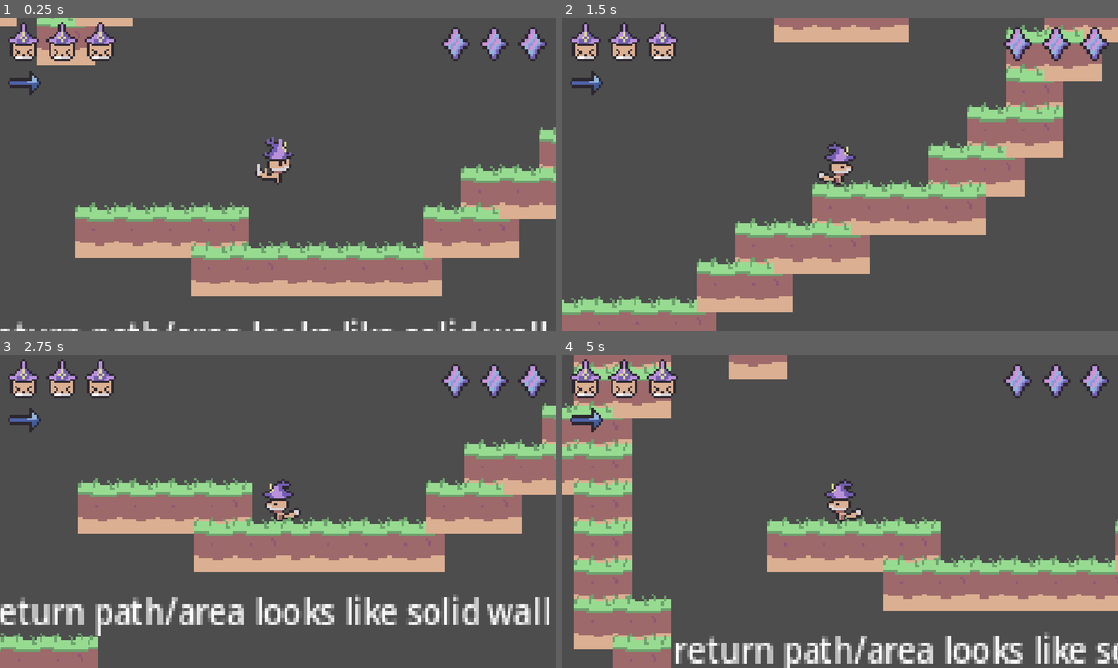
Above: before the commit, frames 1-4 (two rows, left to right).
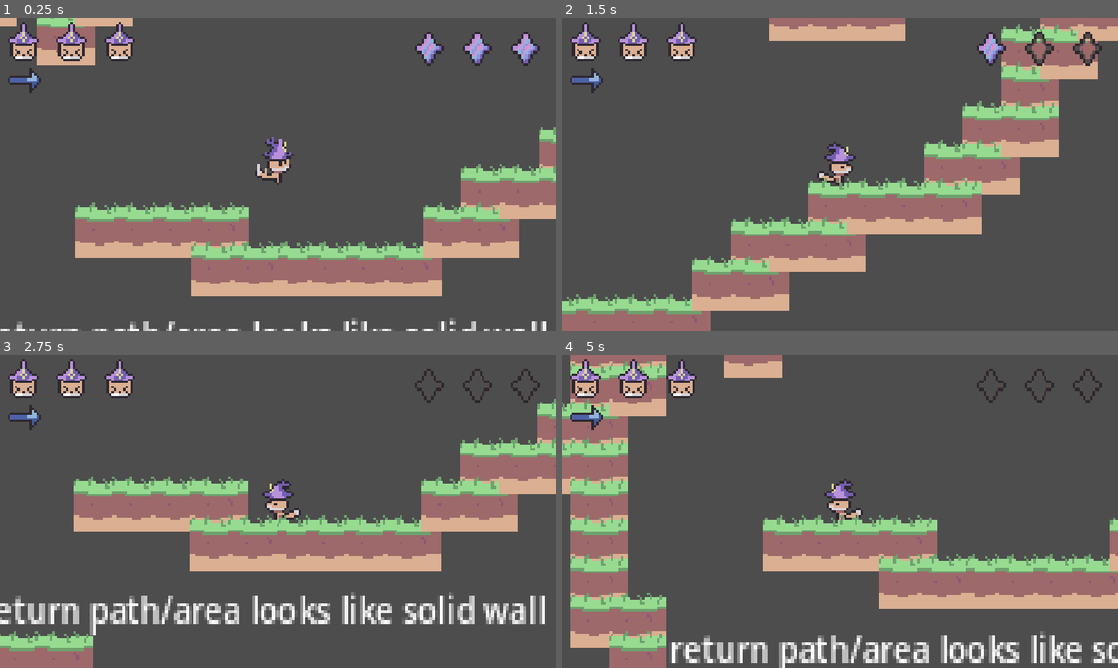
Above: after the commit, the same moments.

Repository: Astral-Scribe/Jame-Gam-Game-Jam-Game
Game: Godot game, scene res://scenes/level.tscn
Two runs of this game, one before a commit and one after it. Both use one fixed random seed, a clock stepped at 60 frames per second and the inputs below.
Inputs (mouse positions are in pixels of both pictures, inside the frame that each line leads up to):
- Up to frame 1 (0.25 s): no input
- Up to frame 2 (1.5 s): tap Enter at 0.5 s; move the mouse to (962, 158) at 0.52 s; hold H (heal, bound only after the commit) 0.53-1.28 s; hold D (move_right) from 0.53 s (still down); tap Shift (dash) at 0.6 s; click (962, 158) at 0.67 s; tap Space (jump) at 0.77 s; move the mouse to (728, 190) at 1.27 s; tap H (heal, bound only after the commit) at 1.35 s
- Up to frame 3 (2.75 s): tap Space (jump) at 1.52 s; tap Shift (dash) at 1.55, 2.1 s; move the mouse to (333, 442) at 2.02 s; release D (move_right) at 2.03 s; hold A (move_left) from 2.03 s (still down); hold H (heal, bound only after the commit) from 2.03 s (still down)
- Up to frame 4 (5 s): move the mouse to (812, 574) at 2.77 s; release A (move_left) at 2.78 s; release H (heal, bound only after the commit) at 2.78 s; hold D (move_right) 2.78-4.28 s; tap H (heal, bound only after the commit) at 2.85 s; click (812, 574) at 2.92 s; tap Space (jump) at 3.02, 3.77, 4.52 s; tap Shift (dash) at 3.05, 4.35 s; move the mouse to (1006, 558) at 3.52 s; hold H (heal, bound only after the commit) 3.53-4.28 s; tap Alt at 3.6 s; move the mouse to (673, 464) at 4.27 s; hold A (move_left) from 4.28 s (still down)

The runs differ from the first frame. In frame 1, 3.0% of the frame differs, in the area x 1-99%, y 1-25%; in frame 2, 9.1%; in frame 3, 13%; in frame 4, 14%, in the area x 0-100%, y 0-100%.

Commit message:
made the ui work and added new sprites to assets folders

Diff:
--- a/game/project.godot
+++ b/game/project.godot
@@ -46,6 +46,11 @@
 "events": [Object(InputEventKey,"resource_local_to_scene":false,"resource_name":"","device":16,"window_id":0,"alt_press …(195 unchanged characters)…
 ]
 }
+heal={
+"deadzone": 0.2,
+"events": [Object(InputEventKey,"resource_local_to_scene":false,"resource_name":"","device":-1,"window_id":0,"alt_pressed":false,"shift_pressed":false,"ctrl_pressed":false,"meta_pressed":false,"pressed":false,"keycode":72,"physical_keycode":0,"key_label":0,"unicode":104,"location":0,"echo":false,"script":null)
+]
+}
 
 [physics]
 
--- a/game/scenes/hitandhurt.gd
+++ /dev/null
@@ -1,26 +0,0 @@
-extends CollisionShape2D
-
-signal health_changed
-signal mana_changed
-var max_health: float = 3.0
-var current_health: float = 3.0
-var max_mana: float = 3.0
-var current_mana: float = 3.0
-
-func take_damage(amount):
-	var old_health = current_health
-	current_health -= amount
-	health_changed.emit(old_health, current_health)
-
-func use_mana(amount):
-	if amount <= current_mana:
-		current_mana -= amount
-		mana_changed.emit(current_mana)
-		return true
-	else:
-		return false
-
-func heal():
-	if current_health < max_health:
-		if use_mana(1):
-			current_health += 1
--- a/game/scenes/playercontroller.tscn
+++ b/game/scenes/playercontroller.tscn
@@ -2,7 +2,7 @@
 
 [ext_resource type="Script" uid="uid://c3ppt5rix50k7" path="res://scripts/playermovement.gd" id="1_q6g60"]
 [ext_resource type="Texture2D" uid="uid://dj8n2b1xf52au" path="res://assets/playersprites/hecatemastersheet.png" id="2_jwhlx"]
-[ext_resource type="Script" uid="uid://hva4nojmwlmk" path="res://scenes/hitandhurt.gd" id="4_sin08"]
+[ext_resource type="Script" uid="uid://hva4nojmwlmk" path="res://scripts/hitandhurt.gd" id="4_sin08"]
 [ext_resource type="PackedScene" uid="uid://b67vfbj02k873" path="res://scenes/ui.tscn" id="7_w05ij"]
 
 [sub_resource type="RectangleShape2D" id="RectangleShape2D_wfsmp"]
@@ -196,8 +196,6 @@
 "name": &"walk",
 "speed": 5.0
 }]
-
-[sub_resource type="RectangleShape2D" id="RectangleShape2D_1lyo7"]
 
 [node name="Hecate" type="CharacterBody2D" unique_id=524172200]
 script = ExtResource("1_q6g60")
@@ -223,8 +221,7 @@
 offset_bottom = -49.0
 scale = Vector2(0.997589, 1.0108423)
 
-[node name="hitandhurt" type="CollisionShape2D" parent="." unique_id=734454816]
+[node name="hitandhurt" type="Area2D" parent="." unique_id=522365120]
 position = Vector2(-1.9999996, -5)
 scale = Vector2(0.9841699, 1.0052549)
-shape = SubResource("RectangleShape2D_1lyo7")
 script = ExtResource("4_sin08")
--- a/game/scenes/ui.tscn
+++ b/game/scenes/ui.tscn
@@ -1,8 +1,9 @@
 [gd_scene format=3 uid="uid://b67vfbj02k873"]
 
+[ext_resource type="Script" uid="uid://dgyndk7of8ow5" path="res://scripts/ui.gd" id="1_gdt2y"]
 [ext_resource type="Texture2D" uid="uid://deq5a00pps1tj" path="res://assets/ui/heart.png" id="1_nt7q6"]
-[ext_resource type="Texture2D" uid="uid://dwt22ne84tqs8" path="res://assets/ui/magicmetericon.png" id="2_yev5y"]
-[ext_resource type="Texture2D" uid="uid://b6vy2abrskgsu" path="res://assets/ui/dashready.png" id="3_gdt2y"]
+[ext_resource type="Texture2D" uid="uid://dwt22ne84tqs8" path="res://assets/ui/mana.png" id="2_yev5y"]
+[ext_resource type="Texture2D" uid="uid://b6vy2abrskgsu" path="res://assets/ui/dash.png" id="3_gdt2y"]
 
 [sub_resource type="AtlasTexture" id="AtlasTexture_1lyo7"]
 atlas = ExtResource("1_nt7q6")
@@ -24,54 +25,50 @@
 offset_bottom = 8.0
 grow_horizontal = 2
 grow_vertical = 2
+script = ExtResource("1_gdt2y")
 
-[node name="Health" type="Control" parent="." unique_id=1540459722]
-anchors_preset = 0
+[node name="Health_Container" type="HBoxContainer" parent="." unique_id=1995721599]
+layout_mode = 0
 offset_left = -11.0
 offset_top = -14.0
 offset_right = 37.0
 offset_bottom = 2.0
 
-[node name="heart3" type="Sprite2D" parent="Health" unique_id=1404155969]
-position = Vector2(32, 0)
+[node name="heart1" type="TextureRect" parent="Health_Container" unique_id=1609438111]
+layout_mode = 2
 texture = SubResource("AtlasTexture_1lyo7")
-centered = false
 
-[node name="heart2" type="Sprite2D" parent="Health" unique_id=344137549]
-position = Vector2(16, 0)
+[node name="heart2" type="TextureRect" parent="Health_Container" unique_id=328945892]
+layout_mode = 2
 texture = SubResource("AtlasTexture_1lyo7")
-centered = false
 
-[node name="heart1" type="Sprite2D" parent="Health" unique_id=90146319]
+[node name="heart3" type="TextureRect" parent="Health_Container" unique_id=415962694]
+layout_mode = 2
 texture = SubResource("AtlasTexture_1lyo7")
-centered = false
 
-[node name="Magic" type="Control" parent="." unique_id=996439063]
-anchors_preset = 0
-offset_left = 167.0
-offset_top = -12.0
-offset_right = 215.0
-offset_bottom = 4.0
+[node name="Mana_Container" type="HBoxContainer" parent="." unique_id=2011186285]
+layout_mode = 0
+offset_left = 157.0
+offset_top = -11.0
+offset_right = 213.0
+offset_bottom = 5.0
 
-[node name="mana3" type="Sprite2D" parent="Magic" unique_id=11860753]
-position = Vector2(25, 7)
+[node name="mana1" type="TextureRect" parent="Mana_Container" unique_id=922771623]
+layout_mode = 2
 texture = SubResource("AtlasTexture_7qyo8")
 
-[node name="mana2" type="Sprite2D" parent="Magic" unique_id=1975289363]
-position = Vector2(9, 7)
+[node name="mana2" type="TextureRect" parent="Mana_Container" unique_id=1509581016]
+layout_mode = 2
 texture = SubResource("AtlasTexture_7qyo8")
 
-[node name="mana1" type="Sprite2D" parent="Magic" unique_id=2056355893]
-position = Vector2(41, 7)
+[node name="mana3" type="TextureRect" parent="Mana_Container" unique_id=90532801]
+layout_mode = 2
 texture = SubResource("AtlasTexture_7qyo8")
 
-[node name="Dash" type="Control" parent="." unique_id=1488502780]
-anchors_preset = 0
+[node name="Dash" type="TextureRect" parent="." unique_id=350722574]
+layout_mode = 0
 offset_left = -11.0
-offset_top = 3.0
+offset_top = 2.0
 offset_right = 5.0
-offset_bottom = 19.0
-
-[node name="Sprite2D" type="Sprite2D" parent="Dash" unique_id=1337612995]
-position = Vector2(8, 8)
+offset_bottom = 18.0
 texture = SubResource("AtlasTexture_c0k3v")
--- /dev/null
+++ b/game/scripts/hitandhurt.gd
@@ -0,0 +1,52 @@
+extends Area2D
+
+signal health_changed(new_health: float)
+signal mana_changed(new_mana: float)
+#player stats
+var max_health: float = 3.0
+var current_health: float = 2.0
+var max_mana: float = 3.0
+var current_mana: float = 3.0
+
+#healing variables
+var heal_cast_delay_length: float = 0.5
+var heal_cast_timer: float = 0.0
+var is_casting_heal: bool = false
+
+func _physics_process(delta: float) -> void:
+	handle_heal_casting(delta)
+
+func take_damage(amount):
+	current_health -= amount
+	health_changed.emit(current_health)
+	if is_casting_heal:
+		cancel_heal()
+
+func use_mana(amount) -> bool:
+	if amount <= current_mana:
+		current_mana -= amount
+		mana_changed.emit(current_mana)
+		return true
+	return false
+
+func handle_heal_casting(delta: float) -> void:
+	if Input.is_action_pressed("heal") and current_health < max_health:
+		if not is_casting_heal:
+			if use_mana(1.0):
+				is_casting_heal = true
+				heal_cast_timer = 0.0
+			else:
+				return
+		if is_casting_heal:
+			if heal_cast_timer >= heal_cast_delay_length:
+				current_health = min(current_health + 1.0, max_health)
+				health_changed.emit(current_health)
+				is_casting_heal = false
+				heal_cast_timer = 0.0
+	else:
+		if is_casting_heal and not Input.is_action_pressed("heal"):
+			cancel_heal()
+
+func cancel_heal() -> void:
+	is_casting_heal = false
+	heal_cast_timer = 0.0
--- a/game/scripts/playermovement.gd
+++ b/game/scripts/playermovement.gd
@@ -1,5 +1,6 @@
+extends CharacterBody2D
 
-extends CharacterBody2D
+signal dash_status_changed(is_ready: bool)
 
 @export var speed: float = 100.0
 @export var jump_velocity: float = -220.0
@@ -24,6 +25,9 @@
 var last_facing_direction: float = 1.0
 var idle_buffer_timer: float = 0.0
 var last_direction_key_pressed: String = ""
+
+var dash_was_ready: bool = true
+
 @onready var animated_sprite: AnimatedSprite2D = $PlayerAnimator
 
 func _physics_process(delta: float) -> void:
@@ -35,6 +39,11 @@
 		dash_cooldown_timer = maxf(
 			dash_cooldown_timer - delta, 0.0
 		)
+	var is_dash_available: bool = (dashes_used < dash_amount) and (dash_cooldown_timer <= 0.0)
+
+	if is_dash_available and not dash_was_ready:
+		dash_was_ready = true
+		dash_status_changed.emit(true)
 
 	# Count down dash duration
 	if is_dashing:
@@ -114,6 +123,10 @@
 		dash_cooldown_timer = dash_cooldown_duration
 		dashes_used += 1
 
+		#emit unready signal when dash is consumed
+		dash_was_ready = false
+		dash_status_changed.emit(false)
+
 		# Set velocity on x - locks speed
 		velocity.x = dash_direction * dash_velocity
 		velocity.y = 0.0
--- /dev/null
+++ b/game/scripts/ui.gd
@@ -0,0 +1,43 @@
+extends Control
+
+#icon paths
+const heart_full: Texture2D = preload("res://assets/ui/heart.png")
+const heart_missing: Texture2D = preload("res://assets/ui/heart_empty.png")
+const mana_full: Texture2D = preload("res://assets/ui/mana.png")
+const mana_missing: Texture2D = preload("res://assets/ui/mana_empty.png")
+const dash_full: Texture2D = preload("res://assets/ui/dash.png")
+const dash_missing: Texture2D = preload("res://assets/ui/dash_empty.png")
+
+#health, mana, dash containers
+@onready var health_container: HBoxContainer = $Health_Container
+@onready var mana_container: HBoxContainer = $Mana_Container
+@onready var dash_icon: TextureRect = $Dash
+
+
+func _ready() -> void:
+	var player: CharacterBody2D = get_parent() as CharacterBody2D
+	if player:
+		if player.has_signal("dash_status_changed"):
+			player.dash_status_changed.connect(_on_player_dash_status_changed)
+		var stats: Area2D = player.get_node_or_null("hitandhurt") as Area2D
+		if stats:
+			stats.health_changed.connect(_on_player_health_changed)
+			stats.mana_changed.connect(_on_player_mana_changed)
+
+func _on_player_health_changed(new_health: float) -> void:
+	var hearts: Array[Node] = health_container.get_children()
+	for i: int in range(hearts.size()):
+		if hearts[i] is TextureRect:
+			hearts[i].texture = heart_full if i < int(new_health) else heart_missing
+
+func _on_player_mana_changed(new_mana: float) -> void:
+	var mana: Array[Node] = mana_container.get_children()
+	for i: int in range(mana.size()):
+		if mana[i] is TextureRect:
+			mana[i].texture = mana_full if i < int(new_mana) else mana_missing
+
+func _on_player_dash_status_changed(is_ready: bool) -> void:
+	if is_ready:
+		dash_icon.texture = dash_full
+	else:
+		dash_icon.texture = dash_missing
Binary file added: game/assets/enemies/dog.png
Not shown, changed: game/assets/enemies/dog.png.import
Binary file added: game/assets/tilesheets/cave.png
Not shown, changed: game/assets/tilesheets/cave.png.import
Renamed: game/assets/ui/dashready.png -> game/assets/ui/dash.png
Not shown, changed: game/assets/ui/dash.png.import
Renamed: game/assets/ui/dashempty.png -> game/assets/ui/dash_empty.png
Not shown, added: game/assets/ui/dash_empty.png.import
Renamed: game/assets/ui/missingheart.png -> game/assets/ui/heart_empty.png
Not shown, changed: game/assets/ui/heart_empty.png.import
Renamed: game/assets/ui/magicmetericon.png -> game/assets/ui/mana.png
Not shown, added: game/assets/ui/mana.png.import
(and 4 more such lines)
